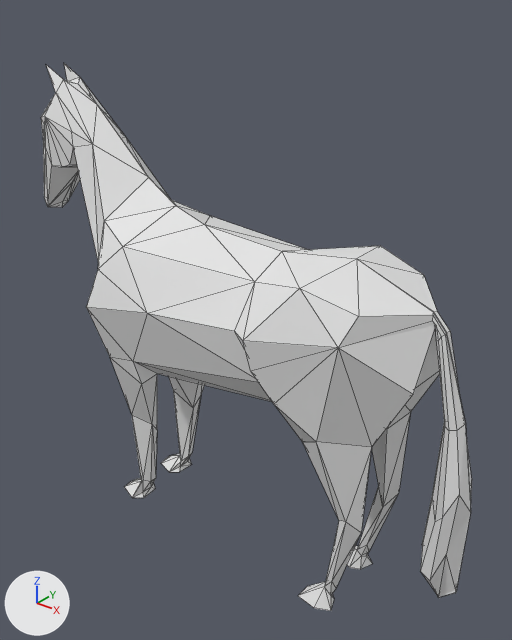
An edit to the Blender file img sources/Blender/cavalry.blend, drawn before and after from the same camera.
Both versions are drawn from a camera (50 mm lens) standing at (11.21, -14.93, 17.47) and looking at (-1.14, 0.49, 7.91). The axes (+X, +Y, +Z) are drawn at lower left. The lights are the same throughout. Mesh edges are drawn as thin lines.

Script lines for the objects in view, before the commit:
```python
me_plane = bpy.data.meshes.new('Plane')
me_plane.from_pydata(...)  # 131 vertices, 198 faces; spans x 0.0..2.5, y -25.0..40.7, z -9.9..6.9
ob_plane = bpy.data.objects.new('Plane', me_plane)
ob_plane.location = (-0.46, 0.0, 5.67)
ob_plane.rotation_euler = (1.571, 0.0, 1.568)  # degrees (90, 0, 90)
ob_plane.scale = (1.05, 0.227, 1.0)
_m = ob_plane.modifiers.new('Mirror', 'MIRROR')
```
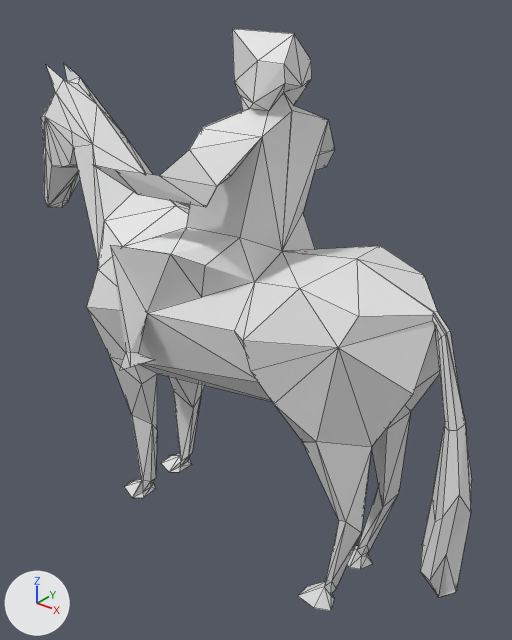
Boxes (x1, y1, x2, y2) around the edits, measured in the pictures (512 x 640 px):
'Plane', reshaped (6% taller)
    before: (41, 63, 472, 611)
    after: (41, 29, 472, 611)
part 1 of me_plane, built on
    before: (123, 216, 308, 331)
    after: (94, 29, 335, 370)

The change, as a diff of the scene's bpy script:
```diff
--- a/img sources/Blender/cavalry.blend.py
+++ b/img sources/Blender/cavalry.blend.py
@@ me_plane @@
 # used by ob_plane; location = (-0.46, 0.0, 5.67); rotation_euler = (1.571, 0.0, 1.568), in degrees (90, 0, 90); scale = (1.05, 0.227, 1.0)
-me_plane.from_pydata(...)  # 131 vertices, 198 faces; spans x 0.0..2.5, y -25.0..40.7, z -9.9..6.9
+me_plane.from_pydata(...)  # 172 vertices, 255 faces; spans x 0.0..3.5, y -25.0..46.6, z -9.9..6.9
+# me_plane part 1
+# 4 faces are deleted
+# 41 vertices are added at x 0.0..3.5, y 4.4..46.6, z -3.7..1.2
+# 61 new faces join them
```
